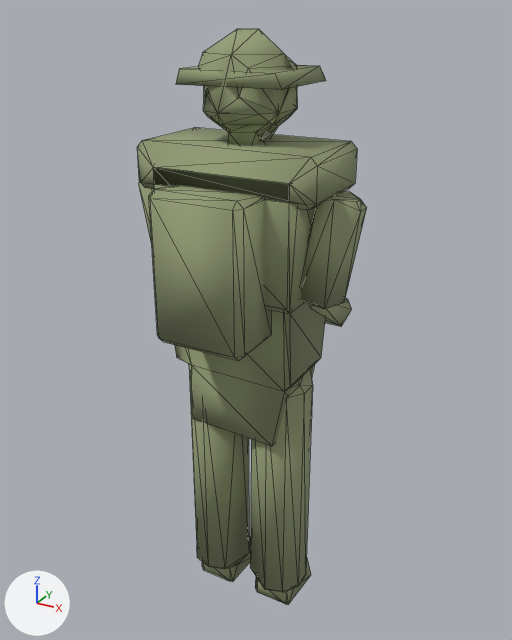
One commit to the glTF model assets/models/units/trooper.lod1.glb: the scene before it, then after it.
One viewpoint serves both versions: a 50 mm lens placed at (1.038, -1.839, 2.002), pointed at (-0.039, 0.12, 1.023). Arrows for +X, +Y and +Z are at lower left; the lights stay in place. The older version comes first. Mesh edges are drawn as thin lines.
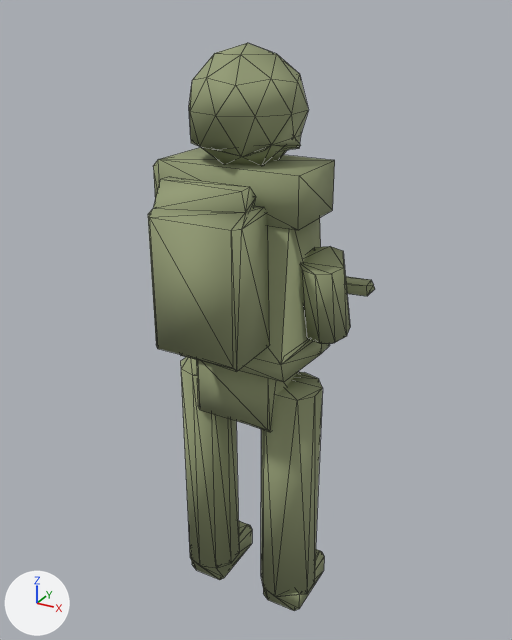
Where the change shows, as pixel boxes (x1, y1, x2, y2) in the pictures (512 x 640 px):
'Mesh_0', reshaped
    before: (137, 29, 367, 605)
    after: (148, 43, 375, 611)
part 1 of me_mesh_0, rebuilt (10% narrower, 40% shorter)
    before: (137, 127, 357, 605)
    after: (153, 147, 350, 432)
part 2 of me_mesh_0, rebuilt (20% wider)
    before: (199, 29, 298, 145)
    after: (189, 43, 308, 165)
part 3 of me_mesh_0, rebuilt (11% taller)
    before: (149, 186, 271, 361)
    after: (148, 177, 270, 372)
part 4 of me_mesh_0, added
    after: (181, 357, 252, 580)
part 5 of me_mesh_0, added
    after: (261, 372, 324, 611)
part 6 of me_mesh_0, deleted
    before: (301, 191, 367, 326)
part 7 of me_mesh_0, deleted
    before: (138, 182, 154, 245)
part 8 of me_mesh_0, deleted
    before: (176, 65, 326, 90)
part 9 of me_mesh_0, added
    after: (346, 277, 375, 296)

What changed in the scene script:
```text
Change me_mesh_0:
    used by ob_mesh_0; location = (0.0, 0.0, 0.0)
    remove me_mesh_0.from_pydata(...)  # 304 vertices, 625 faces; spans x -0.38..0.38, y -0.31..0.54, z -0.03..1.95
    add me_mesh_0.from_pydata(...)  # 348 vertices, 702 faces; spans x -0.33..0.33, y -0.32..0.38, z -0.03..1.91
    me_mesh_0 part 1: the loose piece of 138 vertices spanning x -0.29..0.29, y -0.17..0.28, z -0.03..1.65 is rebuilt with 150 vertices and now spans x -0.33..0.33, y -0.14..0.38, z 0.74..1.6
    me_mesh_0 part 2: the loose piece of 57 vertices spanning x -0.15..0.15, y -0.14..0.14, z 1.62..1.95 is rebuilt with 89 vertices and now spans x -0.17..0.17, y -0.17..0.17, z 1.52..1.91
    me_mesh_0 part 3: the loose piece of 22 vertices spanning x -0.15..0.15, y -0.31..-0.11, z 1.09..1.55 is rebuilt with 24 vertices and now spans x -0.15..0.15, y -0.32..-0.12, z 1.06..1.57
    me_mesh_0 part 4: a new loose piece of 37 vertices spanning x -0.26..-0.06, y -0.1..0.19, z -0.03..0.9, in mat_trooper (greyish green #959e76)
    me_mesh_0 part 5: a new loose piece of 36 vertices spanning x 0.06..0.26, y -0.1..0.19, z -0.03..0.88, in mat_trooper (greyish green #959e76)
    me_mesh_0 part 6: the loose piece of 32 vertices spanning x 0.12..0.38, y -0.08..0.33, z 0.99..1.53 is deleted
    me_mesh_0 part 7: the loose piece of 32 vertices spanning x -0.38..-0.12, y -0.09..0.32, z 0.98..1.53 is deleted
    me_mesh_0 part 8: the loose piece of 10 vertices spanning x -0.17..0.17, y -0.14..0.18, z 1.81..1.85 is deleted
    me_mesh_0 part 9
    12 vertices are added at x -0.3..0.3, y 0.24..0.38, z 1.1..1.14
    20 new faces join them
    other edits to the shape of me_mesh_0 do not show in these pictures
```
